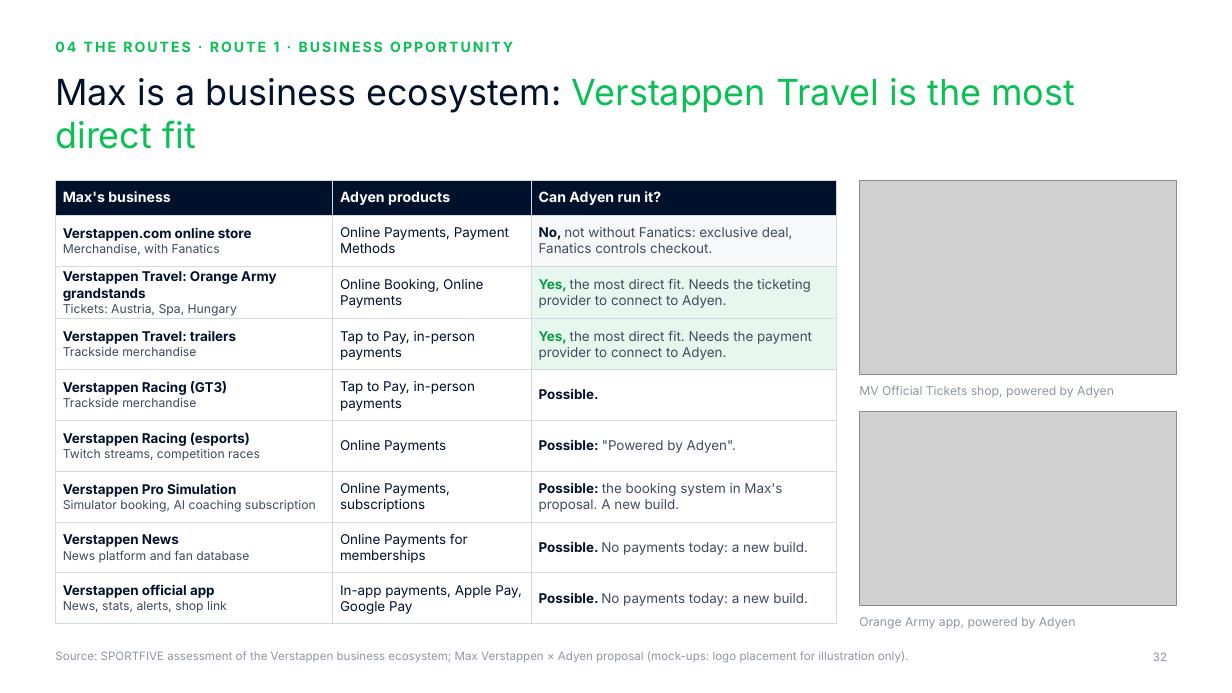
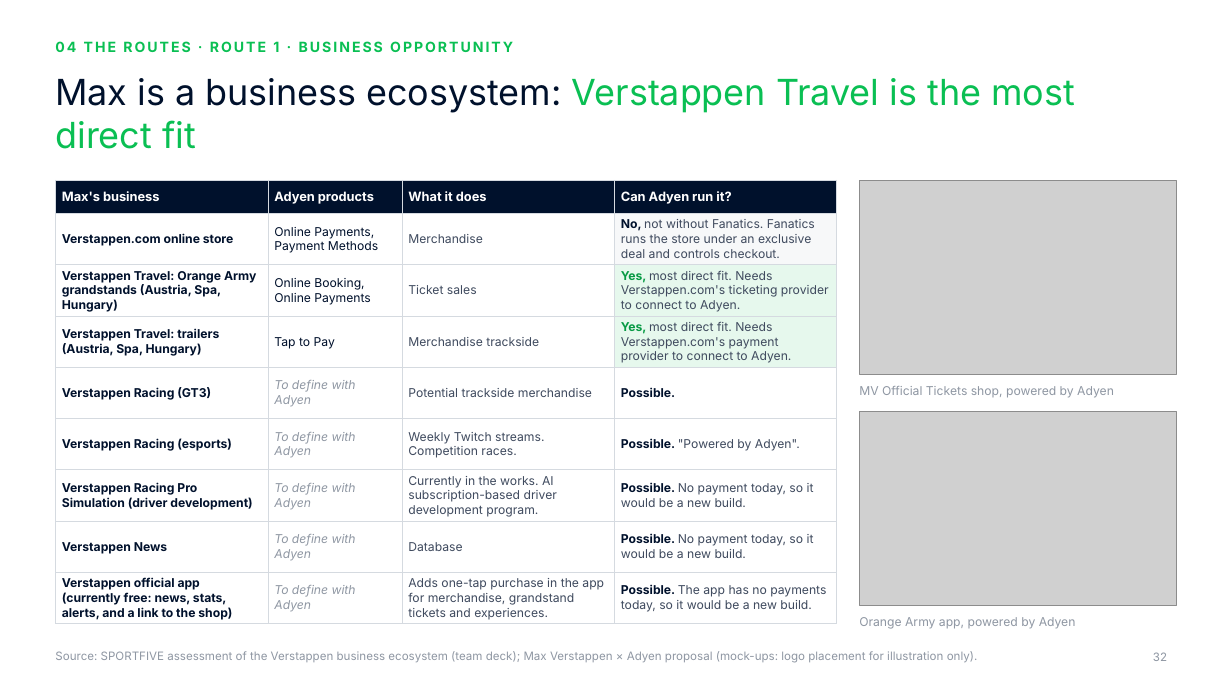
Before and after one commit to rahulgopalan42/rg42, a slide deck: slide 32 of adyen-f1-deck/Adyen x F1 - Chairman deck.pptx. Drawn at 1232x693 pixels with LibreOffice and Linux fonts; fonts in the diff are those of the drawing; grey boxes stand for pictures; background and template pictures are left out. Boxes give left, top, right and bottom in pixels: in the first picture for what was removed or moved away, otherwise in the second. Text is boxed around its words. In the diff, an @@ line names an element or a change of style, - is before the commit and + after.

```diff
--- a/adyen-f1-deck/Adyen x F1 - Chairman deck.pptx
+++ b/adyen-f1-deck/Adyen x F1 - Chairman deck.pptx
@@ table at [55,180,836,624] @@
-column 1: Max's business | Verstappen.com online store / Merchandise, with Fanatics | Verstappen Travel: Orange Army grandstands / Tickets: Austria, Spa, Hungary | Verstappen Travel: trailers / Trackside merchandise | Verstappen Racing (GT3) / Trackside merchandise | Verstappen Racing (esports) / Twitch streams, competition races | Verstappen Pro Simulation / Simulator booking, AI coaching subscription | Verstappen News / News platform and fan database | Verstappen official app / News, stats, alerts, shop link
-column 2: Adyen products | Online Payments, Payment Methods | Online Booking, Online Payments | Tap to Pay, in-person payments | Tap to Pay, in-person payments | Online Payments | Online Payments, subscriptions | Online Payments for memberships | In-app payments, Apple Pay, Google Pay
-column 3: Can Adyen run it? | No, not without Fanatics: exclusive deal, Fanatics controls checkout. | Yes, the most direct fit. Needs the ticketing provider to connect to Adyen. | Yes, the most direct fit. Needs the payment provider to connect to Adyen. | Possible. | Possible: "Powered by Adyen". | Possible: the booking system in Max's proposal. A new build. | Possible. No payments today: a new build. | Possible. No payments today: a new build.
+column 1: Max's business | Verstappen.com online store | Verstappen Travel: Orange Army grandstands (Austria, Spa, Hungary) | Verstappen Travel: trailers (Austria, Spa, Hungary) | Verstappen Racing (GT3) | Verstappen Racing (esports) | Verstappen Racing Pro Simulation (driver development) | Verstappen News | Verstappen official app (currently free: news, stats, alerts, and a link to the shop)
+column 2: Adyen products | Online Payments, Payment Methods | Online Booking, Online Payments | Tap to Pay | To define with Adyen | To define with Adyen | To define with Adyen | To define with Adyen | To define with Adyen
+column 3: What it does | Merchandise | Ticket sales | Merchandise trackside | Potential trackside merchandise | Weekly Twitch streams. Competition races. | Currently in the works. AI subscription-based driver development program. | Database | Adds one-tap purchase in the app for merchandise, grandstand tickets and experiences.
+column 4: Can Adyen run it? | No, not without Fanatics. Fanatics runs the store under an exclusive deal and controls checkout. | Yes, most direct fit. Needs Verstappen.com's ticketing provider to connect to Adyen. | Yes, most direct fit. Needs Verstappen.com's payment provider to connect to Adyen. | Possible. | Possible. "Powered by Adyen". | Possible. No payment today, so it would be a new build. | Possible. No payment today, so it would be a new build. | Possible. The app has no payments today, so it would be a new build.
@@ text at [55,651,978,663]: text changed @@
-Source: SPORTFIVE assessment of the Verstappen business ecosystem; Max Verstappen × Adyen proposal (mock-ups: logo placement for illustration only).
+Source: SPORTFIVE assessment of the Verstappen business ecosystem (team deck); Max Verstappen × Adyen proposal (mock-ups: logo placement for illustration only).
```
Also in this commit, not shown: 3 other slides changed, 3 other files.
